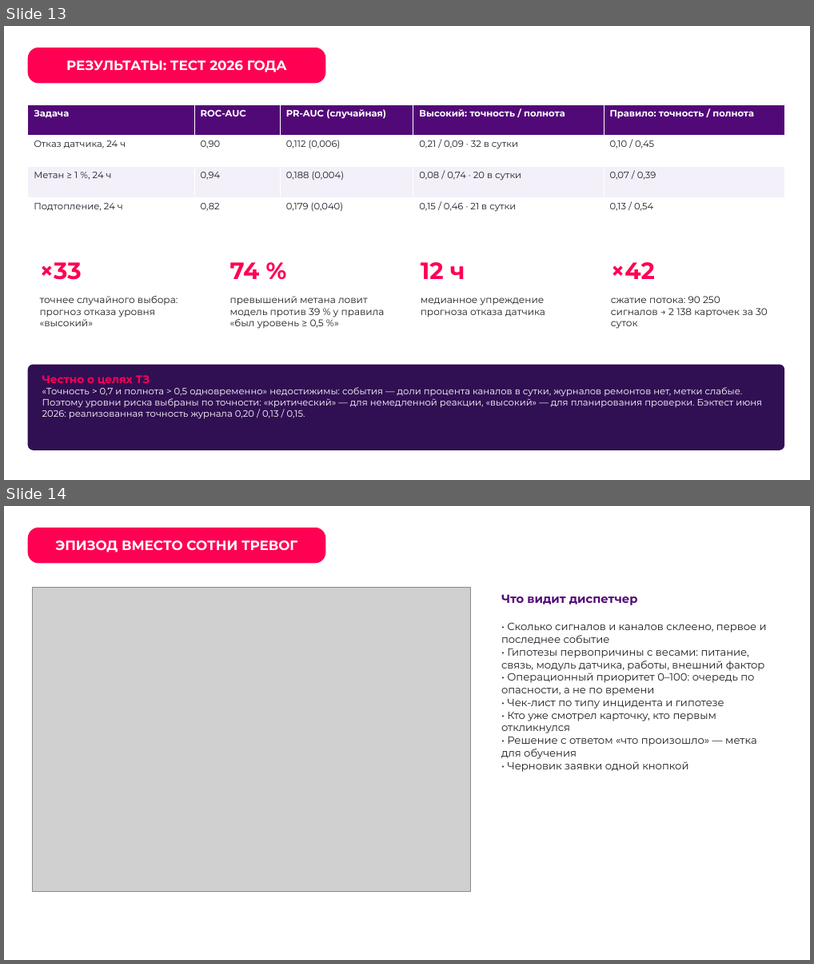
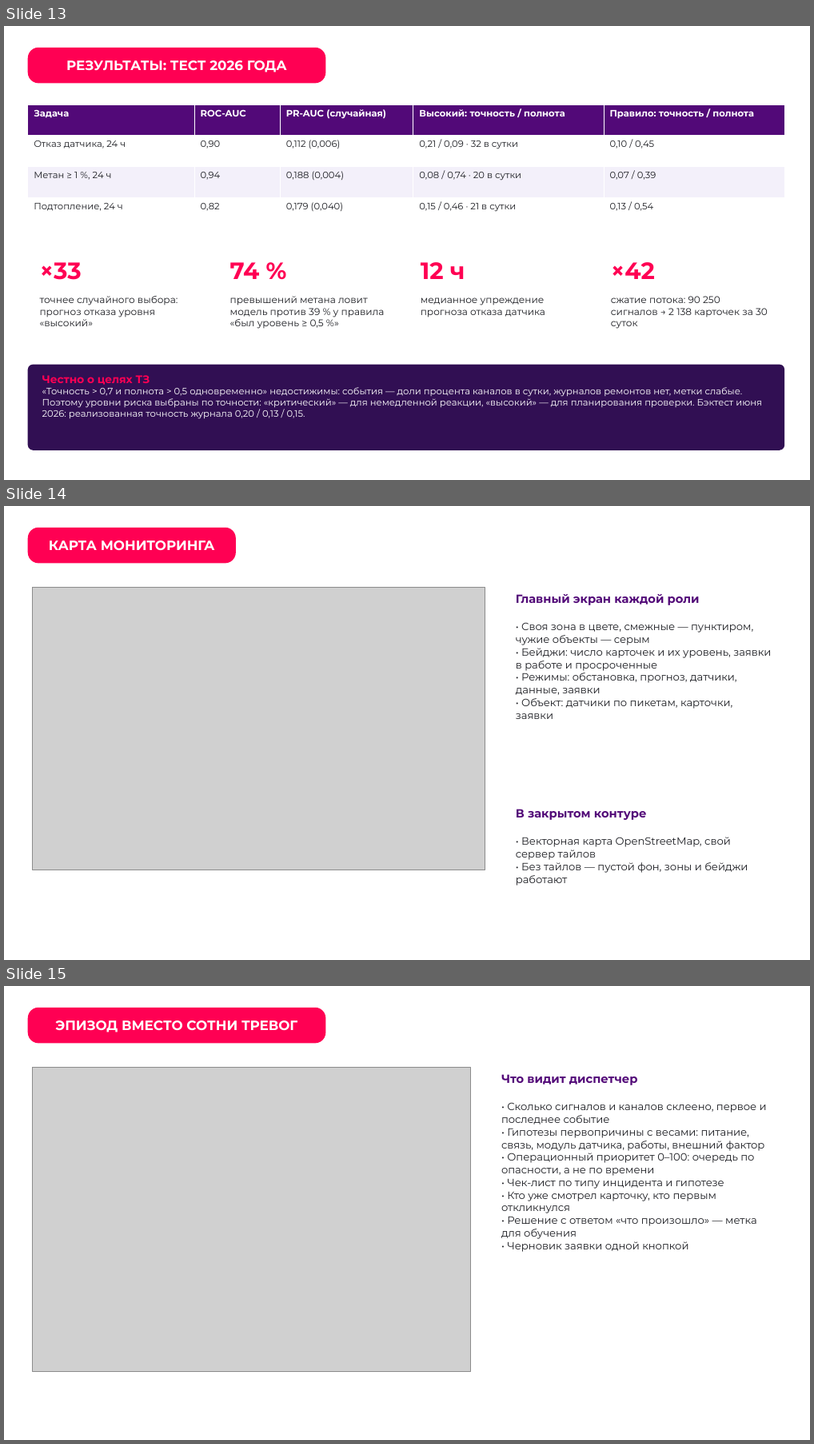
Before and after one commit to Microgit-dev/collector_incident_forecast, a slide deck: docs/delivery/out/Презентация.pptx. Shown one above the other, each under a label of ours: slides 13 and 14 before the commit, slides 13, 14 and 15 after it. The pictures are 814x964 and 814x1444 pixels, drawn with LibreOffice and Linux fonts; fonts in the diff are those of the drawing; grey boxes stand for pictures; background and template pictures are left out. Boxes give left, top, right and bottom in pixels: in the first picture for what was removed or moved away, otherwise in the second. Text is boxed around its words. In the diff, an @@ line names an element or a change of style, - is before the commit and + after.

```diff
--- a/docs/delivery/out/Презентация.pptx
+++ b/docs/delivery/out/Презентация.pptx
@@ slide 14 added at [4, 506, 810, 960], background picture (left out) @@
@@ rounded rectangle added at [27, 527, 236, 563], fill #FF0053, 16 pt, text #FFFFFF, bold @@
+КАРТА МОНИТОРИНГА
@@ rounded rectangle added at [29, 584, 489, 873], fill #FFFFFF @@
@@ picture added at [33, 587, 485, 870] @@
@@ rounded rectangle added at [504, 582, 786, 783], fill #FFFFFF @@
@@ text added at [516, 594, 700, 605], 14 pt, text #520978, bold @@
+Главный экран каждой роли
@@ text added at [516, 622, 771, 719], 12.5 pt, text #1C1D22 @@
+• Своя зона в цвете, смежные — пунктиром, чужие объекты — серым
+• Бейджи: число карточек и их уровень, заявки в работе и просроченные
+• Режимы: обстановка, прогноз, датчики, данные, заявки
+• Объект: датчики по пикетам, карточки, заявки
@@ rounded rectangle added at [504, 796, 786, 929], fill #FFFFFF @@
@@ text added at [516, 808, 647, 820], 14 pt, text #520978, bold @@
+В закрытом контуре
@@ text added at [516, 836, 748, 885], 12.5 pt, text #1C1D22 @@
+• Векторная карта OpenStreetMap, свой сервер тайлов
+• Без тайлов — пустой фон, зоны и бейджи работают
@@ what was slide 14 is now slide 15 @@
```
Also in this commit, not shown: 1 slide changed, 1 other slide added, 1 other file.
